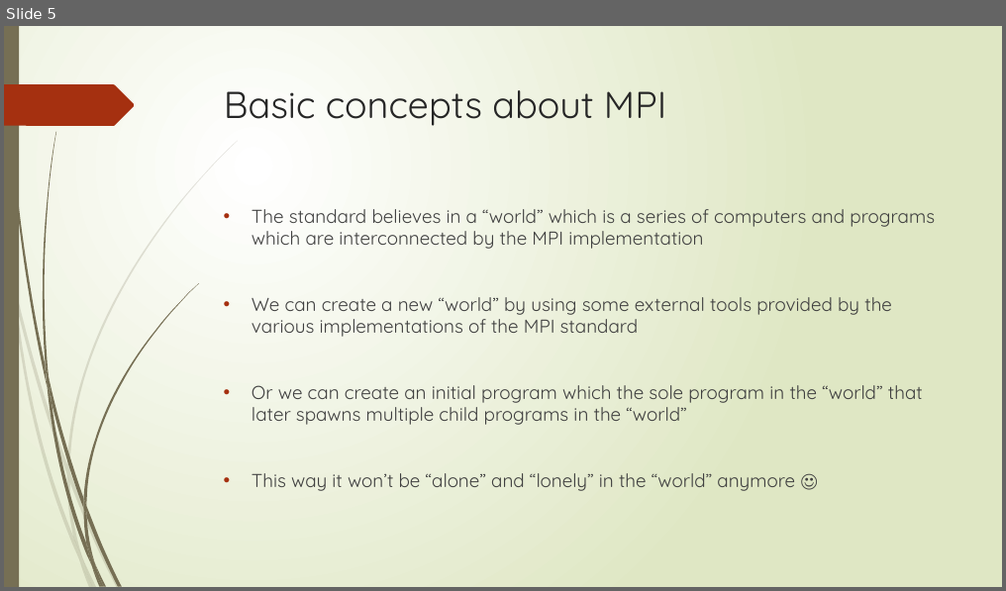
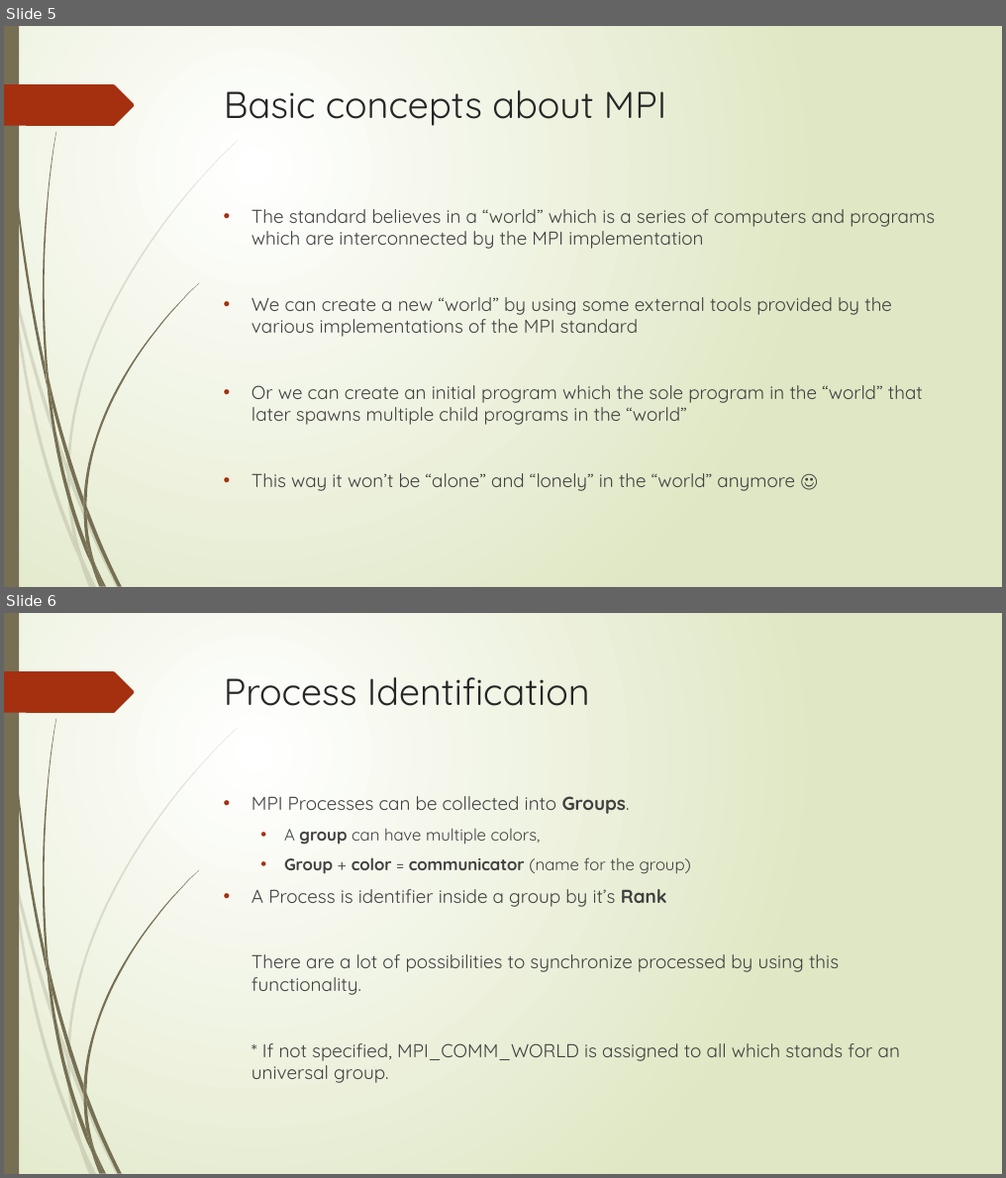
Before and after one commit to Alecu100/PD_Tema1, a slide deck: Microsoft MPI.pptx. Shown one above the other, each under a label of ours: slide 5 before the commit, slides 5 and 6 after it. The pictures are 1006x591 and 1006x1178 pixels, drawn with LibreOffice and Linux fonts; fonts in the diff are those of the drawing. Boxes give left, top, right and bottom in pixels: in the first picture for what was removed or moved away, otherwise in the second. Text is boxed around its words. In the diff, an @@ line names an element or a change of style, - is before the commit and + after.

```diff
--- a/Microsoft MPI.pptx
+++ b/Microsoft MPI.pptx
@@ slide 6 added at [4, 613, 1002, 1174], background gradient #FFFFFF to #DFE8C4; not listed: 24 template elements that a slide beside it also shows @@
@@ title added at [224, 677, 590, 706], 36 pt, text #262626 @@
+Process Identification
@@ text added at [252, 796, 900, 1083], 18 pt, text #404040 @@
+• MPI Processes can be collected into Groups.
+  • A group can have multiple colors,
+  • Group + color = communicator (name for the group)
+• A Process is identifier inside a group by it’s Rank
+There are a lot of possibilities to synchronize processed by using this functionality.
+* If not specified, MPI_COMM_WORLD is assigned to all which stands for an universal group.
```
Also in this commit, not shown: 2 slides changed, 5 other slides added, 1 slide removed, 28 other files.
